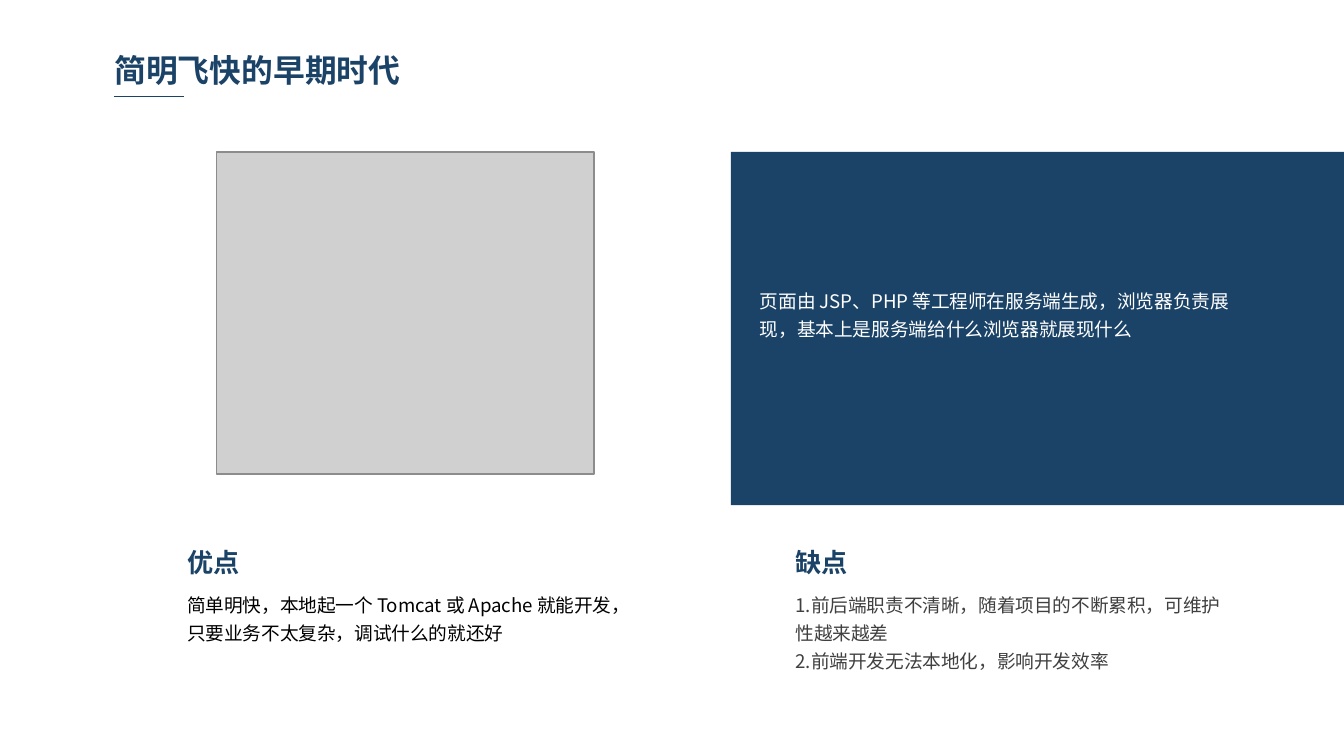
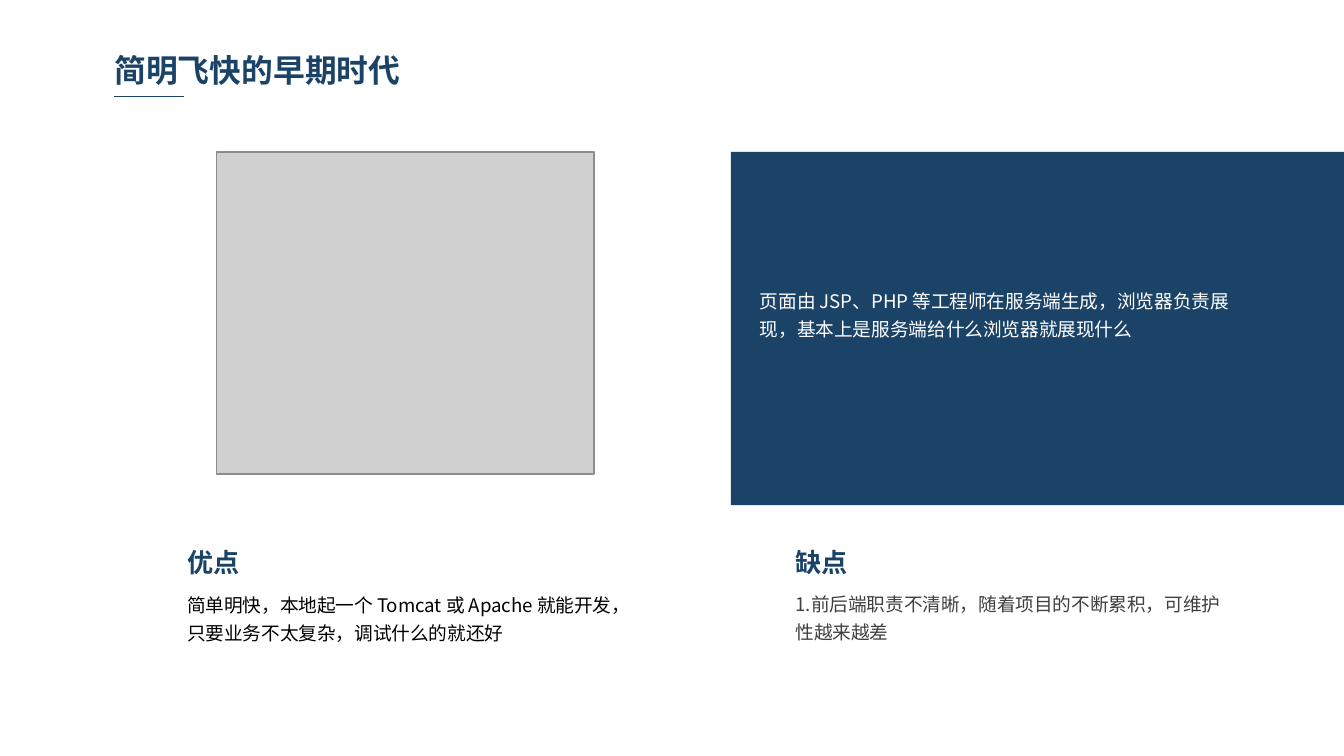
Before and after one commit to Hopingocean/Blog, a slide deck: slide 5 of 前后端分离了吗.pptx. Drawn at 1344x756 pixels with LibreOffice and Linux fonts; fonts in the diff are those of the drawing; grey boxes stand for pictures; background and template pictures are left out. Boxes give left, top, right and bottom in pixels: in the first picture for what was removed or moved away, otherwise in the second. Text is boxed around its words. In the diff, an @@ line names an element or a change of style, - is before the commit and + after.

```diff
--- a/前后端分离了吗.pptx
+++ b/前后端分离了吗.pptx
@@ text at <box>796,652,1109,670</box>: paragraph removed @@
-2.前端开发无法本地化，影响开发效率
```
Also in this commit, not shown: 4 other slides changed, 1 slide added.
